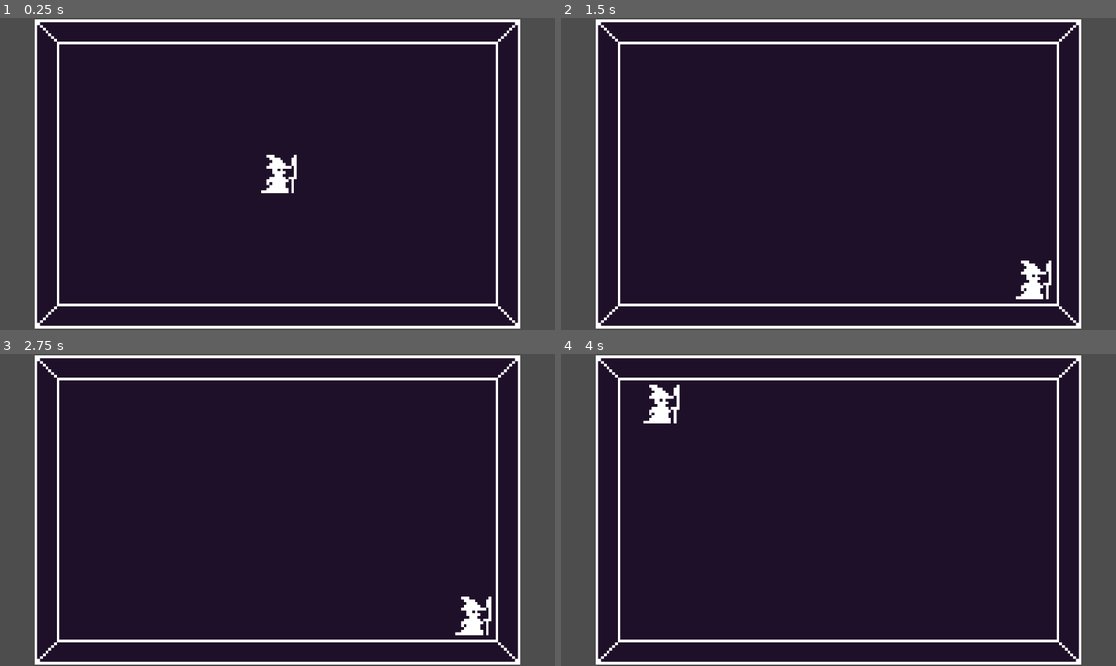
Above: before the commit, frames 1-4 (two rows, left to right).
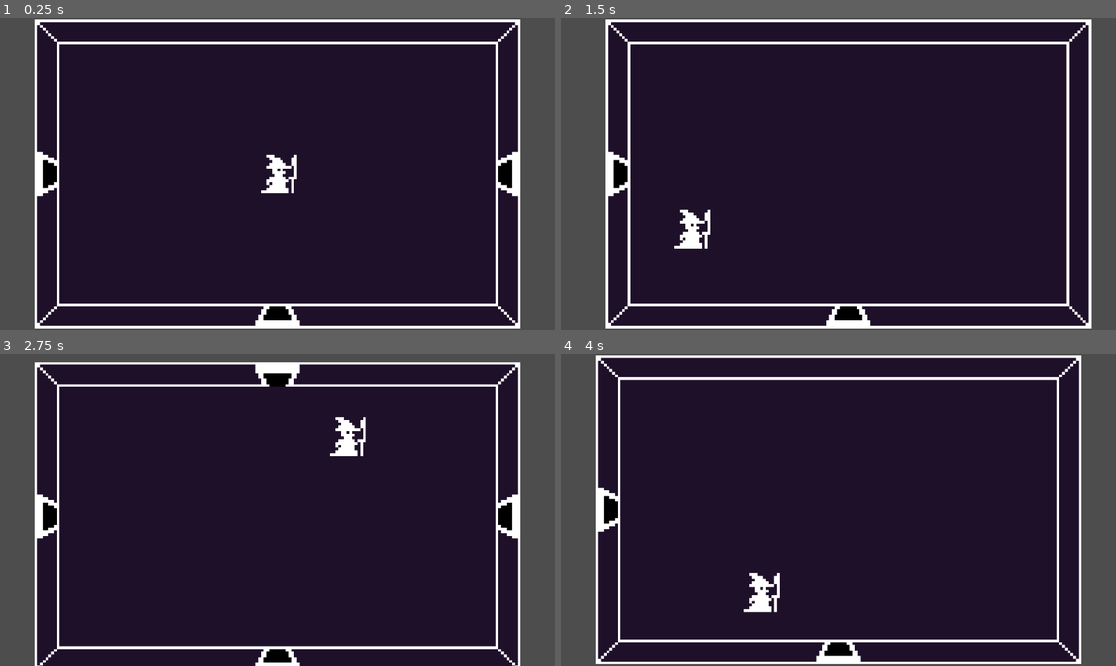
Above: after the commit, the same moments.

Repository: FixelDev/true-philosophers-stone
Game: Godot game, scene res://scenes/dungeon/dungeon.tscn
Same seed, same stepped clock (60 frames per second), same inputs: the game is played once before the commit and once after it. This scene is started directly instead of the project's main scene.
Inputs (mouse positions are in pixels of both pictures, inside the frame that each line leads up to):
- Up to frame 1 (0.25 s): no input
- Up to frame 2 (1.5 s): tap Enter at 0.5 s; move the mouse to (960, 158) at 0.52 s; hold D (right) 0.53-1.28 s; click (960, 158) at 0.6 s; move the mouse to (727, 189) at 1.27 s; hold S (down) from 1.28 s (still down); tap Mouse wheel down (change_spell_down) at 1.35 s
- Up to frame 3 (2.75 s): tap Space at 2 s; move the mouse to (333, 441) at 2.02 s; release S (down) at 2.03 s; hold D (right) from 2.03 s (still down); tap Mouse wheel up (change_spell_up) at 2.1 s
- Up to frame 4 (4 s): move the mouse to (810, 572) at 2.77 s; release D (right) at 2.78 s; hold W (up) 2.78-3.53 s; click (810, 572) at 2.85 s; tap Enter at 3.5 s; move the mouse to (1005, 556) at 3.52 s; hold A (left) from 3.53 s (still down); tap Mouse wheel down (change_spell_down) at 3.6 s

The runs differ from the first frame. In frame 1, 1.3% of the frame differs, in the area x 6-94%, y 42-99%; in frame 2, 8.4%; in frame 3, 9.7%, in the area x 6-94%, y 0-100%; in frame 4, 2.8%.

Commit message:
Added doors in dungeon rooms, added ability to move between rooms, added smooth camera transition when player moving between rooms

Diff:
--- /dev/null
+++ b/scenes/dungeon/dungeon.gd
@@ -0,0 +1,44 @@
+extends Node2D
+
+class_name Dungeon
+
+@onready var dungeon_spawner: DungeonSpawner
+
+@export var player: Player
+@export var camera: Camera2D
+
+
+var current_room: Cell
+
+
+func _ready() -> void:
+	SignalManager.player_entered_dungeon_door.connect(_on_player_entered_dungeon_door)
+
+
+func _on_dungeon_spawner_generation_finished(dungeon_spawner: DungeonSpawner):
+	self.dungeon_spawner = dungeon_spawner
+	player.global_position = dungeon_spawner.grid.get_grid_middle()
+	camera.global_position = dungeon_spawner.grid.get_grid_middle()
+
+	current_room = dungeon_spawner.grid.rooms[0]
+
+
+func _on_player_entered_dungeon_door(direction_id: String) -> void:
+	var direction: Vector2 = Globals.get_direction_by_id(direction_id)
+	var fliped_direction: Vector2 = -direction
+
+	var fliped_direction_id: String = Globals.get_direction_id(fliped_direction)
+
+
+	var current_room_position: Vector2 = Vector2(current_room.x_pos, current_room.y_pos)
+	var next_room_position: Vector2 = current_room_position + direction
+
+	var next_room: Cell = dungeon_spawner.grid.get_cell(next_room_position)
+	var player_spawn_position: Vector2 = next_room.room_scene.get_player_spawn_position(fliped_direction_id)
+	player.global_position = player_spawn_position
+
+	var camera_tween = get_tree().create_tween()
+	camera_tween.tween_property(camera, "global_position", next_room.room_scene.global_position, 0.3).set_trans(Tween.TRANS_CUBIC)
+
+
+	current_room = next_room
--- a/scenes/dungeon/dungeon.tscn
+++ b/scenes/dungeon/dungeon.tscn
@@ -1,14 +1,16 @@
-[gd_scene load_steps=4 format=3 uid="uid://nupdqklqd347"]
+[gd_scene load_steps=5 format=3 uid="uid://nupdqklqd347"]
 
-[ext_resource type="Script" path="res://scenes/dungeon/grid_spawner.gd" id="1_wky1k"]
+[ext_resource type="Script" path="res://scenes/dungeon/dungeon.gd" id="1_a3ujj"]
+[ext_resource type="Script" path="res://scenes/dungeon/dungeon_spawner.gd" id="1_wky1k"]
 [ext_resource type="PackedScene" uid="uid://roqlrlkadytg" path="res://scenes/dungeon/room/room.tscn" id="2_lwc1g"]
 [ext_resource type="PackedScene" uid="uid://bhk8drb6381j7" path="res://scenes/entities/player/player.tscn" id="17_m8bow"]
 
-[node name="Dungeon" type="Node2D"]
+[node name="Dungeon" type="Node2D" node_paths=PackedStringArray("player", "camera")]
+script = ExtResource("1_a3ujj")
+player = NodePath("Player")
+camera = NodePath("Camera2D")
 
 [node name="DungeonSpawner" type="Node2D" parent="."]
-
-[node name="GridSpawner" type="Node2D" parent="DungeonSpawner" node_paths=PackedStringArray("player")]
 unique_name_in_owner = true
 script = ExtResource("1_wky1k")
 dungeon_width = 10
@@ -16,9 +18,6 @@
 rooms_amount = 15
 chances_of_ending_branch = 0.6
 room_scene = ExtResource("2_lwc1g")
-player = NodePath("../../Player")
-
-[node name="RoomSceneSpawner" type="Node2D" parent="DungeonSpawner"]
 
 [node name="Camera2D" type="Camera2D" parent="."]
 position = Vector2(108, 81)
@@ -29,3 +28,5 @@
 
 [node name="Player" parent="." instance=ExtResource("17_m8bow")]
 position = Vector2(55, 70)
+
+[connection signal="generation_finished" from="DungeonSpawner" to="." method="_on_dungeon_spawner_generation_finished"]
--- a/scenes/dungeon/grid_spawner.gd
+++ b/scenes/dungeon/dungeon_spawner.gd
@@ -1,9 +1,8 @@
 extends Node2D
 
-class_name GridSpawner
+class_name DungeonSpawner
 
 @onready var rooms_holder = %RoomsHolder
-@onready var camera_2d = $"../../Camera2D"
 
 @export var dungeon_width: int
 @export var dungeon_height: int
@@ -11,6 +10,8 @@
 @export var chances_of_ending_branch: float
 @export var room_scene: PackedScene
 @export var player: Player
+
+signal generation_finished(dungeon_spawner: DungeonSpawner)
 
 var grid: Grid
 
@@ -21,9 +22,7 @@
 	place_rooms_on_grid()
 	grid.assign_neigbhors_to_rooms()
 	reposition_rooms()
-
-	camera_2d.global_position = grid.get_grid_middle()
-	player.global_position = grid.get_grid_middle()
+	generation_finished.emit(self)
 
 func place_rooms_on_grid():
 	var origin_position: Vector2 = Vector2(int(dungeon_width / 2), int(dungeon_height / 2))
@@ -71,12 +70,17 @@
 		var room_position: Vector2 = Vector2(room.x_pos, room.y_pos)
 
 		for neighbor in room.neighbors:
+			var neighbor_position: Vector2 = Vector2(neighbor.x_pos, neighbor.y_pos)
+			var direction: Vector2 = (neighbor_position - room_position).normalized()
+			var direction_id = Globals.get_direction_id(direction)
+
+			room.room_scene.enable_door(direction_id)
+
 			if neighbor.room_scene.is_positioned:
 				continue
 
-			var neighbor_position: Vector2 = Vector2(neighbor.x_pos, neighbor.y_pos)
-			var direction: Vector2 = (neighbor_position - room_position).normalized()
-			var direction_id = Globals.get_direction_id(direction)
+
+
 			var spawn_position = room.room_scene.get_room_spawn_point_position(direction_id)
 
 			neighbor.room_scene.change_position(spawn_position)
--- a/scenes/dungeon/room/room.gd
+++ b/scenes/dungeon/room/room.gd
@@ -15,3 +15,21 @@
 
 func get_room_spawn_point_position(direction_id: String) -> Vector2:
 	return get_node("RoomSpawnPointsHolder/" + direction_id).global_position
+
+
+func enable_door(direction_id: String) -> void:
+	for door in %DoorsHolder.get_children():
+		if door.corresponding_neighbor_dir == direction_id:
+			door.enable()
+
+
+func get_player_spawn_position(direction_id: String) -> Vector2:
+	for door in %DoorsHolder.get_children():
+		if door.corresponding_neighbor_dir == direction_id:
+			return door.get_player_spawn_point()
+
+	return Vector2.ZERO
+
+
+func _on_player_entered_door(direction_id: String) -> void:
+	pass
--- a/scenes/dungeon/room/room.tscn
+++ b/scenes/dungeon/room/room.tscn
@@ -58,27 +58,24 @@
 layer_0/tile_data = PackedInt32Array(-1, 0, 0, -65536, 65536, 0, -65535, 65536, 0, -65534, 65536, 0, -65533, 65536, 0,  …(1217 unchanged characters)…
 
 [node name="DoorsHolder" type="Node2D" parent="."]
+unique_name_in_owner = true
 position = Vector2(-72, -40)
 
 [node name="RoomDoor" parent="DoorsHolder" instance=ExtResource("2_xhxc8")]
-visible = false
 position = Vector2(72, -11)
 corresponding_neighbor_dir = "t"
 
 [node name="RoomDoor2" parent="DoorsHolder" instance=ExtResource("2_xhxc8")]
-visible = false
 position = Vector2(-12, 40)
 rotation = -1.57079
 corresponding_neighbor_dir = "l"
 
 [node name="RoomDoor3" parent="DoorsHolder" instance=ExtResource("2_xhxc8")]
-visible = false
 position = Vector2(72, 92)
 rotation = -3.14159
 corresponding_neighbor_dir = "b"
 
 [node name="RoomDoor4" parent="DoorsHolder" instance=ExtResource("2_xhxc8")]
-visible = false
 position = Vector2(156, 40)
 rotation = -4.71238
 corresponding_neighbor_dir = "r"
--- a/scenes/dungeon/room/room_door.gd
+++ b/scenes/dungeon/room/room_door.gd
@@ -2,4 +2,18 @@
 
 class_name RoomDoor
 
+
 @export var corresponding_neighbor_dir: String
+
+
+func enable() -> void:
+	visible = true
+	%EnterArea.disabled = false
+
+
+func _on_body_entered(body):
+	SignalManager.player_entered_dungeon_door.emit(corresponding_neighbor_dir)
+
+
+func get_player_spawn_point() -> Vector2:
+	return $PlayerSpawnPoint.global_position
--- a/scenes/dungeon/room/room_door.tscn
+++ b/scenes/dungeon/room/room_door.tscn
@@ -7,12 +7,16 @@
 size = Vector2(16, 12)
 
 [node name="RoomDoor" type="Area2D"]
+visible = false
 position = Vector2(69, -11)
+collision_layer = 4
 script = ExtResource("1_tsgyo")
 
-[node name="CollisionShape2D" type="CollisionShape2D" parent="."]
+[node name="EnterArea" type="CollisionShape2D" parent="."]
+unique_name_in_owner = true
 position = Vector2(0, 2)
 shape = SubResource("RectangleShape2D_v8prh")
+disabled = true
 
 [node name="Sprite2D" type="Sprite2D" parent="."]
 texture = ExtResource("1_elhyn")
@@ -21,3 +25,5 @@
 
 [node name="PlayerSpawnPoint" type="Marker2D" parent="."]
 position = Vector2(0, 22)
+
+[connection signal="body_entered" from="." to="." method="_on_body_entered"]
--- a/scenes/entities/player/player.gd
+++ b/scenes/entities/player/player.gd
@@ -2,7 +2,7 @@
 
 class_name Player
 
-const SPEED: float = 300.0
+const SPEED: float = 100.0
 var current_x_velocity: float = velocity.x
 var current_y_velocity: float = velocity.y
 
--- a/scripts/globals.gd
+++ b/scripts/globals.gd
@@ -29,3 +29,17 @@
 			id = "l"
 
 	return id
+
+func get_direction_by_id(id: String) -> Vector2:
+	var direction: Vector2
+
+	match id:
+		"t":
+			direction = Vector2.UP
+		"r":
+			direction = Vector2.RIGHT
+		"b":
+			direction = Vector2.DOWN
+		"l":
+			direction = Vector2.LEFT
+	return direction
--- a/scripts/signal_manager.gd
+++ b/scripts/signal_manager.gd
@@ -1,3 +1,4 @@
 extends Node
 
 signal recipe_bought(id: String)
+signal player_entered_dungeon_door(direction_id: String)
